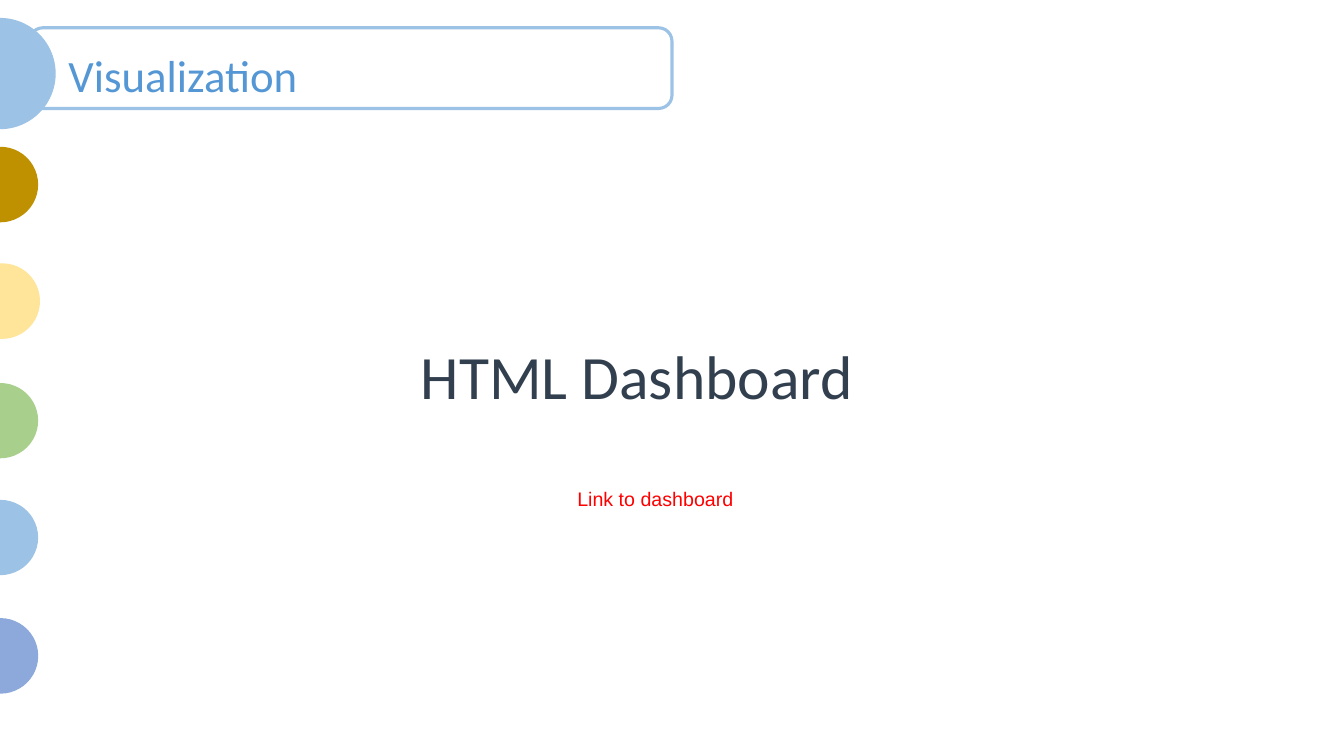
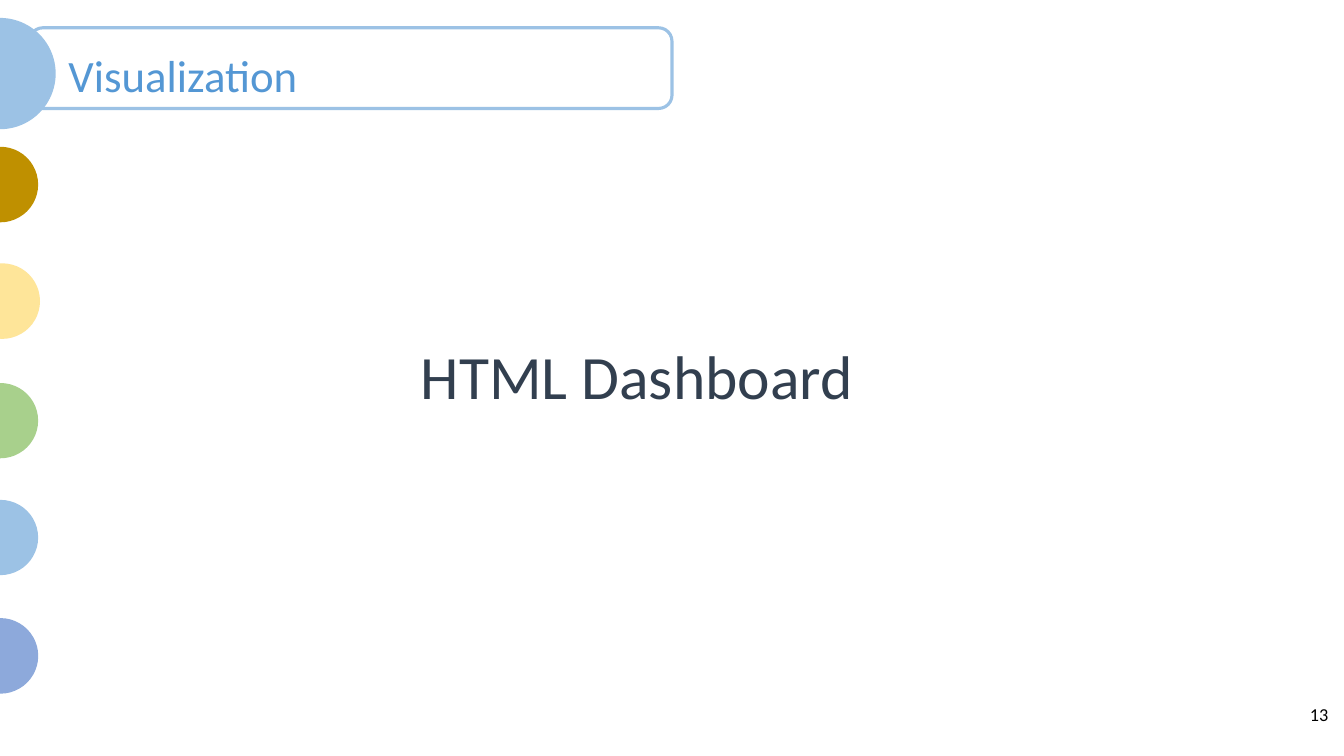
Before and after one commit to JaxWil24/Hearing_Aid_Accessibility, a slide deck: slide 13 of Presentation/FP_Powerpoint.pptx. Drawn at 1344x756 pixels with LibreOffice and Linux fonts; fonts in the diff are those of the drawing. Boxes give left, top, right and bottom in pixels: in the first picture for what was removed or moved away, otherwise in the second. Text is boxed around its words. In the diff, an @@ line names an element or a change of style, - is before the commit and + after.

```diff
--- a/Presentation/FP_Powerpoint.pptx
+++ b/Presentation/FP_Powerpoint.pptx
@@ text removed at (577, 491, 734, 507) @@
-Link to dashboard
@@ page number added at (1310, 709, 1328, 721), 13 pt, text #000000 @@
+13
```
Also in this commit, not shown: 14 other slides changed, 1 slide removed.
